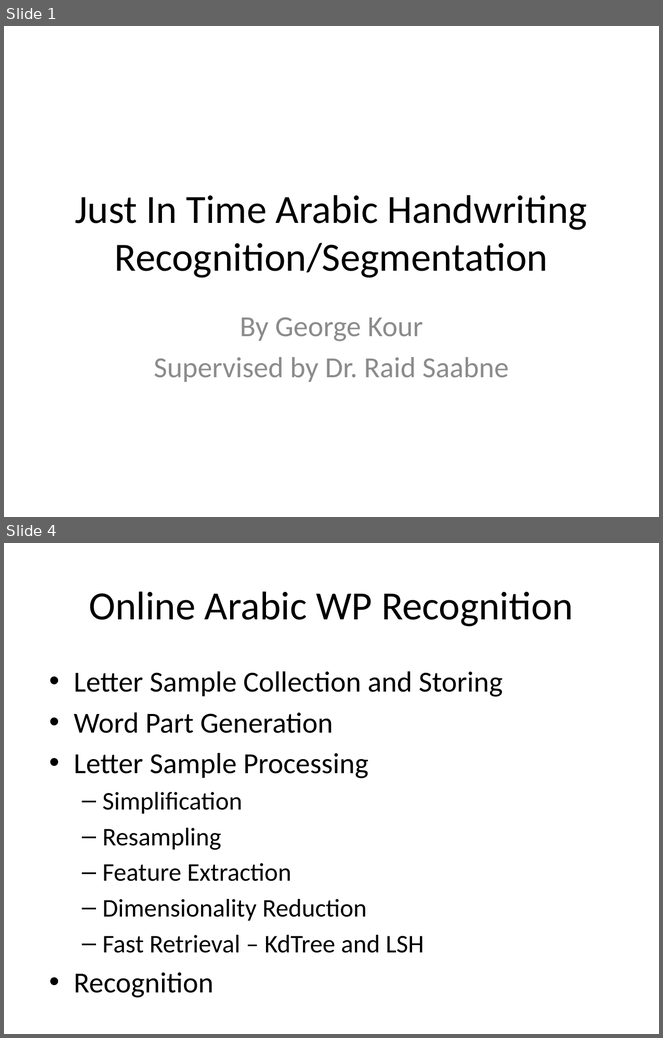
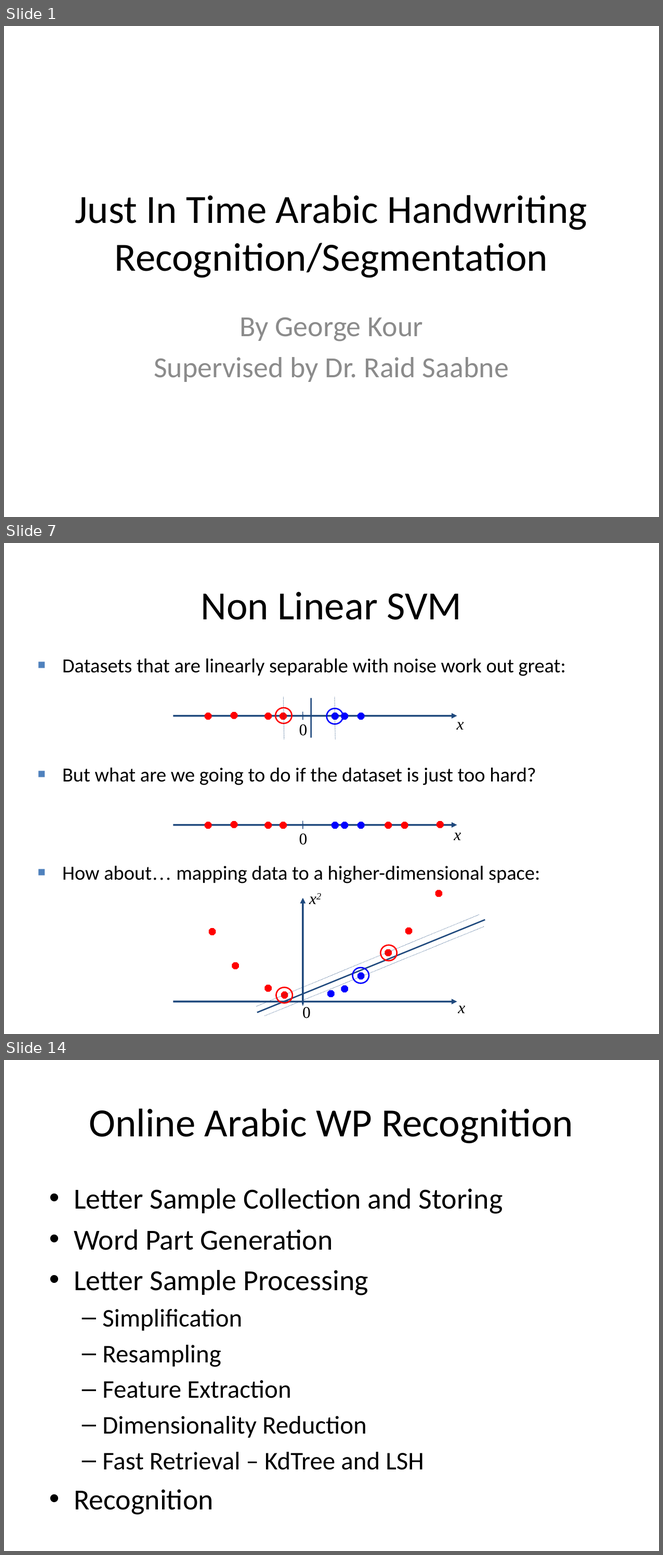
Before and after one commit to kourgeorge/arabic-icr, a slide deck: Thesis/Just In Time Arabic Handwriting Recognition.pptx. Shown one above the other, each under a label of ours: slides 1 and 4 before the commit, slides 1, 7 and 14 after it; the slides between them are not shown. The pictures are 663x1038 and 663x1555 pixels, drawn with LibreOffice and Linux fonts; fonts in the diff are those of the drawing. Boxes give left, top, right and bottom in pixels: in the first picture for what was removed or moved away, otherwise in the second. Text is boxed around its words. In the diff, an @@ line names an element or a change of style, - is before the commit and + after.

```diff
--- a/Thesis/Just In Time Arabic Handwriting Recognition.pptx
+++ b/Thesis/Just In Time Arabic Handwriting Recognition.pptx
@@ slide 7 added at box(4, 543, 659, 1034), background #FFFFFF @@
@@ title added at box(201, 592, 462, 620), 44 pt, text #000000 @@
+Non Linear SVM
@@ text added at box(62, 658, 566, 676), 22 pt, text #000000 @@
+■ Datasets that are linearly separable with noise work out great:
@@ group added at box(173, 696, 464, 739): 7 octagons, 4 lines, 2 texts, 2 ellipses, 1 arrow @@
+0
+x
@@ group added at box(62, 768, 536, 845): 10 octagons, 3 texts, 1 arrow, 1 line @@
+0
+x
+■ But what are we going to do if the dataset is just too hard?
@@ text added at box(62, 866, 540, 884), 22 pt, text #000000 @@
+■ How about… mapping data to a higher-dimensional space:
@@ group added at box(173, 885, 485, 1019): 10 octagons, 4 lines, 3 texts, 3 ellipses, 2 arrows @@
+0
+x
+x2
@@ what was slide 4 is now slide 14 @@
```
Also in this commit, not shown: 2 slides changed, 9 other slides added, 53 other files.
